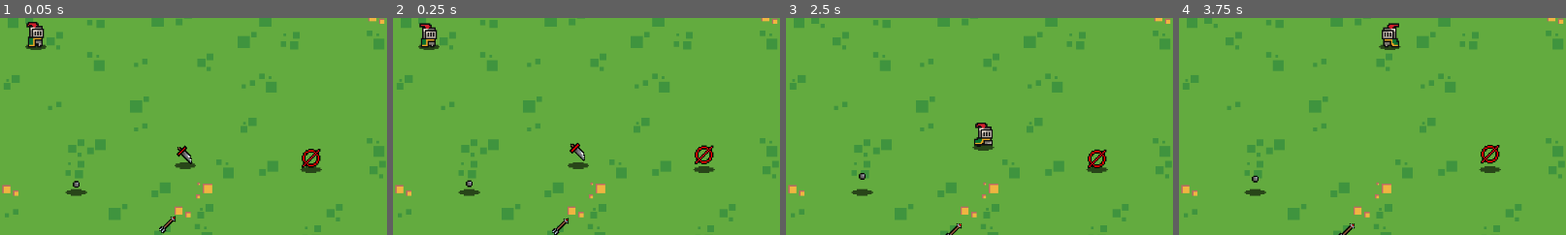
Above: before the commit, frames 1-4 (left to right).
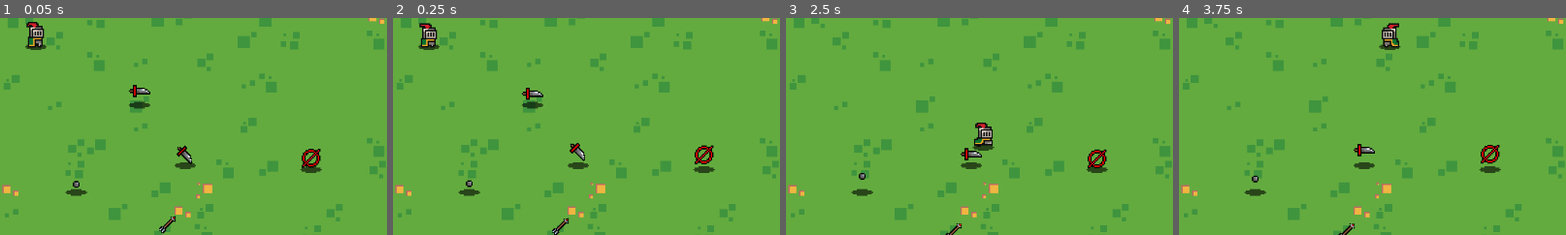
Above: after the commit, the same moments.

Repository: that-damn-cat/Godot-Programming-Patterns-1-Strategy-Pattern
Game: Godot game, scene res://game.tscn
Two runs of this game, one before a commit and one after it. Both use one fixed random seed, a clock stepped at 60 frames per second and the inputs below. Sound files missing from this copy of the repository are replaced by a short silence.
Inputs (mouse positions are % of the whole screen's width and height, from its top left):
- Up to frame 1 (0.05 s): no input
- Up to frame 2 (0.25 s): no input
- Up to frame 3 (2.5 s): move the mouse to (72, 45) at 0.52 s; hold D (right) 0.53-1.28 s; click (72, 45) at 0.67 s; move the mouse to (30, 55) at 1.27 s; hold S (down) 1.28-2.03 s; move the mouse to (60, 28) at 2.02 s; hold D (right) from 2.03 s (still down)
- Up to frame 4 (3.75 s): move the mouse to (45, 70) at 2.77 s; release D (right) at 2.78 s; hold W (up) 2.78-3.53 s; click (45, 70) at 2.92 s; move the mouse to (80, 65) at 3.52 s; hold A (left) from 3.53 s (still down)
The pictures show only the part of the screen within x 8-58%, y 17-67%; the shares and areas given below are measured in that part.

The runs differ from the first frame. In frame 1, 0.3% of the frame differs, in the area x 33-39%, y 30-42%; in frame 2, 0.3%, in the area x 33-39%, y 32-42%; in frame 3, 0.3%; in frame 4, 0.3%.

Commit message:
Throwin a sword!

Diff:
--- a/attacks/scenes/melees/sword/sword.tscn
+++ b/attacks/scenes/melees/sword/sword.tscn
@@ -4,18 +4,19 @@
 [ext_resource type="Texture2D" uid="uid://batyme05p2v6k" path="res://attacks/scenes/melees/sword/sword.png" id="2_uj0ag"]
 
 [sub_resource type="RectangleShape2D" id="RectangleShape2D_rh3i8"]
-size = Vector2(19, 12)
+size = Vector2(12, 10)
 
 [node name="BaseAttack" instance=ExtResource("1_rh3i8")]
 
 [node name="Sprite2D" parent="." index="0"]
 position = Vector2(8, 0)
 texture = ExtResource("2_uj0ag")
+offset = Vector2(0.085, 0)
 flip_v = true
 
 [node name="FreeNotifier2D" parent="Sprite2D" index="0"]
 rect = Rect2(-11, -8, 23, 16)
 
 [node name="CollisionShape2D" parent="Hitbox2D" index="0"]
-position = Vector2(8.5, 0)
+position = Vector2(11, 0)
 shape = SubResource("RectangleShape2D_rh3i8")
--- /dev/null
+++ b/attacks/sword_throw.tres
@@ -0,0 +1,30 @@
+[gd_resource type="Resource" script_class="RangedStrategy" load_steps=9 format=3 uid="uid://qqfttpovoug2"]
+
+[ext_resource type="Script" uid="uid://brp8yh3evptn" path="res://components/AttackStrategy/strategies/ranged_strategy.gd" id="1_8qnnm"]
+[ext_resource type="Script" uid="uid://dmqwweib121uh" path="res://components/AttackData/AttackData.gd" id="1_jgqen"]
+[ext_resource type="PackedScene" uid="uid://cl47hpgeh4cc3" path="res://attacks/scenes/melees/sword/sword.tscn" id="1_rxig1"]
+[ext_resource type="AudioStream" uid="uid://qtvw4at340t6" path="res://attacks/scenes/melees/sword/slash.wav" id="2_o4dsh"]
+[ext_resource type="Script" uid="uid://cumqmxndmfx0n" path="res://components/MovementStrategy/strategies/move_forward.gd" id="3_1r0ap"]
+[ext_resource type="Texture2D" uid="uid://batyme05p2v6k" path="res://attacks/scenes/melees/sword/sword.png" id="4_r6p4q"]
+
+[sub_resource type="Resource" id="Resource_8yfvt"]
+script = ExtResource("3_1r0ap")
+metadata/_custom_type_script = "uid://cumqmxndmfx0n"
+
+[sub_resource type="Resource" id="Resource_rxig1"]
+script = ExtResource("1_jgqen")
+attack_scene = ExtResource("1_rxig1")
+pivot_offset = 4.0
+movement_strategy = SubResource("Resource_8yfvt")
+pickup_icon = ExtResource("4_r6p4q")
+attack_sfx = ExtResource("2_o4dsh")
+damage = 3.0
+attack_range = 200.0
+cooldown_seconds = 0.8
+metadata/_custom_type_script = "uid://dmqwweib121uh"
+
+[resource]
+script = ExtResource("1_8qnnm")
+speed = 350.0
+attack_data = SubResource("Resource_rxig1")
+metadata/_custom_type_script = "uid://brp8yh3evptn"
--- a/game.tscn
+++ b/game.tscn
@@ -9,6 +9,7 @@
 [ext_resource type="Resource" uid="uid://bhbu528uk383q" path="res://attacks/shoot_arrow.tres" id="7_vef74"]
 [ext_resource type="Resource" uid="uid://cmsthi3pmfrdq" path="res://attacks/sword_swing.tres" id="8_hve3p"]
 [ext_resource type="Resource" uid="uid://di3xcl4dcnuon" path="res://attacks/spear_attack.tres" id="8_vef74"]
+[ext_resource type="Resource" uid="uid://qqfttpovoug2" path="res://attacks/sword_throw.tres" id="10_hve3p"]
 
 [sub_resource type="TileSetAtlasSource" id="TileSetAtlasSource_fc0e3"]
 texture = ExtResource("1_e2o6t")
@@ -217,3 +218,7 @@
 [node name="WeaponPickup5" parent="." instance=ExtResource("5_j5wjh")]
 position = Vector2(372, 313)
 attack_strategy = ExtResource("8_hve3p")
+
+[node name="WeaponPickup6" parent="." instance=ExtResource("5_j5wjh")]
+position = Vector2(304, 223)
+attack_strategy = ExtResource("10_hve3p")
Not shown: 1 places in game.tscn that only renumber resources
